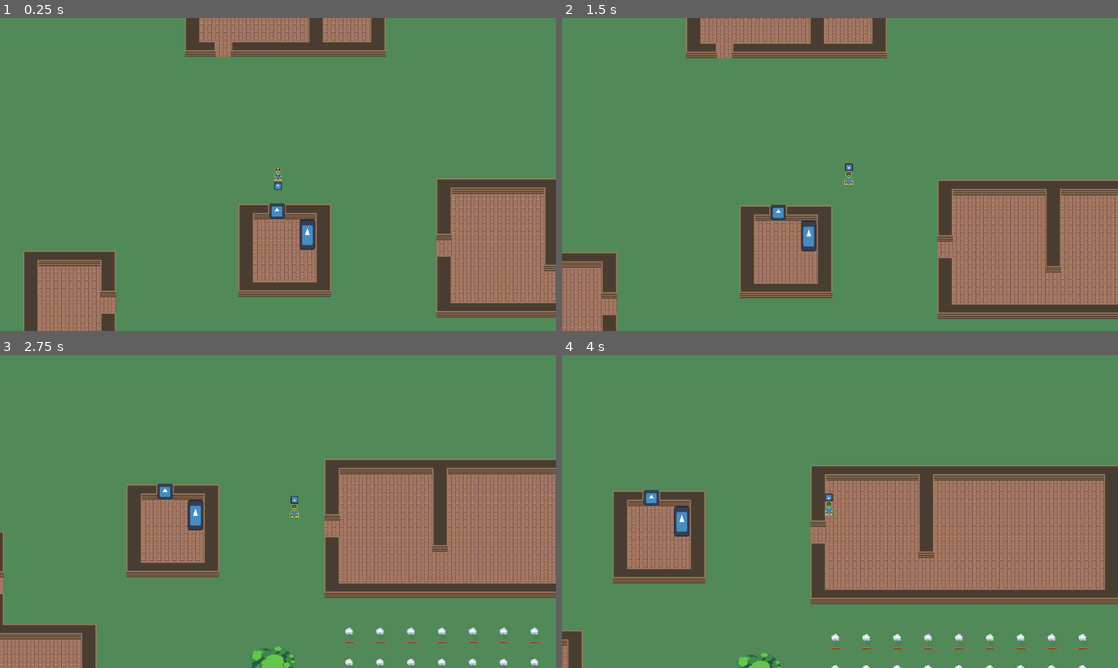
Above: before the commit, frames 1-4 (two rows, left to right).
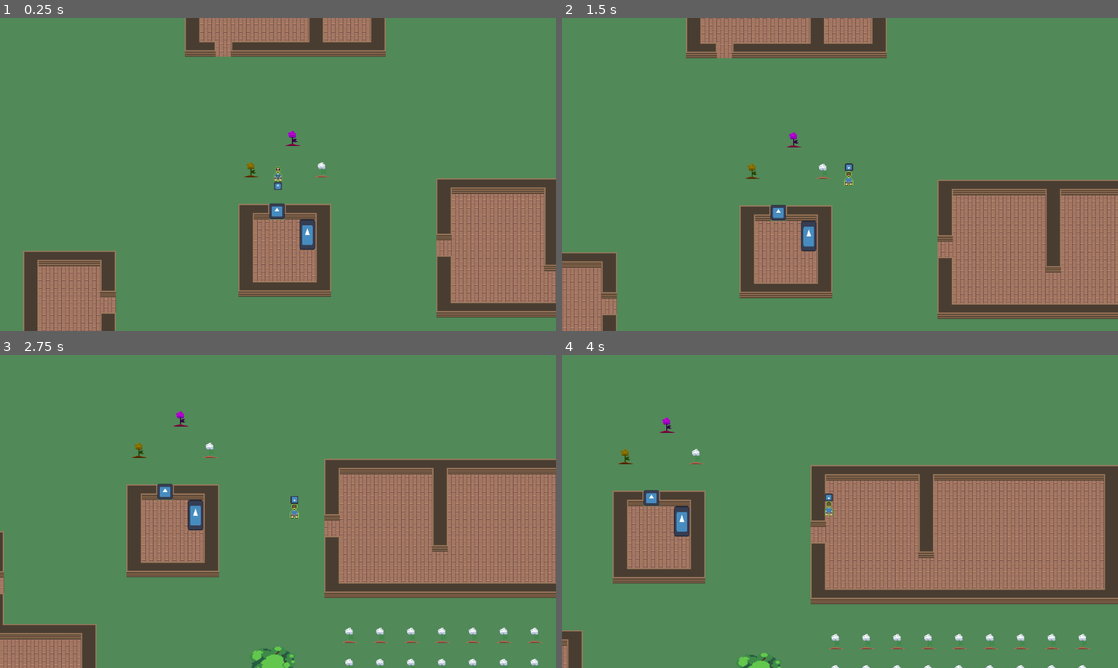
Above: after the commit, the same moments.

Repository: JJPSeno/bgjcalmbeforethestorm
Game: Godot game, scene res://World/world.tscn
The game is run twice, just before and just after one commit, with the same random seed, the same clock (stepped at 60 frames per second) and the same inputs. The engine's default icon, where the game draws it, is replaced by a stand-in: a white triangle on a blue panel in a dark square.
Inputs:
- Up to frame 1 (0.25 s): no input
- Up to frame 2 (1.5 s): tap Enter at 0.5 s; hold D (right) 0.53-1.28 s; hold O (hit) 0.53-1.28 s; tap W (movement) at 0.8, 1.35 s; hold S (down) from 1.28 s (still down)
- Up to frame 3 (2.75 s): tap O (hit) at 1.55 s; release S (down) at 2.03 s; hold D (right) from 2.03 s (still down); hold O (hit) from 2.03 s (still down); tap W (movement) at 2.3 s
- Up to frame 4 (4 s): release O (hit) at 2.78 s; tap W (movement) at 2.85, 3.8 s; tap O (hit) at 3.05 s; release D (right) at 3.53 s; hold A (left) from 3.53 s (still down); hold O (hit) from 3.53 s (still down)

The runs differ from the first frame. In frame 1, 0.1% of the frame differs, in the area x 43-60%, y 36-51%; in frame 2, 0.1%; in frame 3, 0.1%, in the area x 23-40%, y 18-33%; in frame 4, 0.1%.

Commit message:
Added dialogue, QuestSystem and DialogueSystem

Diff:
--- /dev/null
+++ b/Components/dialogue/GameDialogue.gd
@@ -0,0 +1,41 @@
+extends Resource
+
+class_name GameDialogue
+
+## Example
+##  get_quest('plants_cut') >= 4 AND get_quest('meteor') == 'done'
+@export_multiline var condition:String
+
+@export_multiline var text:String
+
+## Example
+##  set_quest('plants_cut', true) AND set_quest(
+@export_multiline var completion:String
+var parsed_texts:PackedStringArray
+func setup():
+    var strs = []
+    for str in text.split("---"):
+        strs.append(str.strip_edges())
+    parsed_texts = strs
+
+func evaluate_visibility():
+    return evalute_script(condition)
+
+func on_convo_complete():
+    if completion:
+        evalute_script(completion)
+
+func evalute_script(script:String):
+    if not script:
+        return true
+    var expression = Expression.new()
+    expression.parse(script)
+
+    return expression.execute([], self)
+
+func get_quest(str:String, default=null):
+    return QuestSystem.quest_vars.get(str, default)
+
+func set_quest(str:String, value):
+    QuestSystem.quest_vars[str] = value
+    return true
--- /dev/null
+++ b/Components/dialogue/dialogueable.gd
@@ -0,0 +1,75 @@
+extends Node2D
+
+class_name Dialogueable
+
+@export var dialogues:Array[GameDialogue]
+@onready var label = $Label
+
+var current_diag:GameDialogueCursor
+@onready var entity:Node:
+    get: return get_parent()
+
+# Called when the node enters the scene tree for the first time.
+func _ready() -> void:
+    unload()
+
+func run_dialogue_selection():
+    """
+    Loop through all the dialogues.
+    Find the one that returns true first based of
+    the condition
+    """
+    for dialogue in dialogues:
+        if dialogue.evaluate_visibility():
+            current_diag = GameDialogueCursor.new(dialogue)
+            return
+    assert(false, "%s has a dialogue behavior that couldnt find a dialogue" % get_parent().name)
+    return null
+
+func unload():
+    label.hide()
+    current_diag = null
+
+func _on_interact():
+    # Inform the system we are changing dialogues
+    if DialogueSystem.current_dialogue != self:
+        DialogueSystem.set_current_dialogue(self)
+
+    """
+    If there's no dialogue, pick a dialogue from the list.
+    Then go to the next string -
+    If succesful, display it, else remove the dialogue since its done
+    """
+    if current_diag == null:
+        run_dialogue_selection()
+    if not current_diag.next():
+        unload()
+        return
+    if current_diag.remaining <= 0:
+        current_diag.diag.on_convo_complete()
+    label.text = current_diag.text
+    label.show()
+
+class GameDialogueCursor:
+    extends RefCounted
+    var diag:GameDialogue
+    var size:int = 0
+    var remaining:int = 0
+    var text:String = &""
+    func _init(diag:GameDialogue) -> void:
+        self.diag = diag
+        diag.setup()
+        size = diag.parsed_texts.size()
+        remaining = size
+
+    ## Returns true if the text was updated
+    ## Else false (meaning its done)
+    func next() -> bool:
+        var index = size - remaining
+        remaining -= 1
+
+        if index >= size:
+            text = &""
+            return false
+        text = diag.parsed_texts[index]
+        return true
--- /dev/null
+++ b/Components/dialogue/dialogueable.tscn
@@ -0,0 +1,38 @@
+[gd_scene load_steps=3 format=3 uid="uid://kae4otgvoawf"]
+
+[ext_resource type="Script" path="res://Components/dialogue/dialogueable.gd" id="1_ft4h8"]
+[ext_resource type="Texture2D" uid="uid://uxcxb56anhym" path="res://Assets/npcs/npc-bubbles.png" id="2_rtmh4"]
+
+[node name="Dialogueable" type="Node2D"]
+script = ExtResource("1_ft4h8")
+
+[node name="Label" type="Label" parent="."]
+anchors_preset = 2
+anchor_top = 1.0
+anchor_bottom = 1.0
+offset_top = -23.0
+offset_right = 92.0
+grow_vertical = 0
+theme_override_colors/font_color = Color(0, 0, 0, 1)
+text = "hello world"
+horizontal_alignment = 1
+vertical_alignment = 2
+autowrap_mode = 3
+
+[node name="Background" type="NinePatchRect" parent="Label"]
+show_behind_parent = true
+layout_mode = 1
+anchors_preset = 15
+anchor_right = 1.0
+anchor_bottom = 1.0
+offset_left = -6.0
+offset_top = -2.0
+offset_right = 7.0
+offset_bottom = 6.0
+grow_horizontal = 2
+grow_vertical = 2
+texture = ExtResource("2_rtmh4")
+patch_margin_left = 10
+patch_margin_top = 3
+patch_margin_right = 3
+patch_margin_bottom = 8
--- a/Components/interactable.gd
+++ b/Components/interactable.gd
@@ -4,6 +4,6 @@
 
 
 func _on_area_entered(area: Area2D) -> void:
-	print("entered")
-	if (parent != null) and parent.has_method("interact") and area.is_in_group("weapon"):
-		parent.interact()
+    print("_on_area_entered entered")
+    if (parent != null) and parent.has_method("interact") and area.is_in_group("weapon"):
+        parent.interact()
--- a/Entities/Cotton/cotton.gd
+++ b/Entities/Cotton/cotton.gd
@@ -2,4 +2,9 @@
 
 
 func interact():
-	print("You have interacted with cotton")
+    print("You have interacted with cotton")
+
+    # Temporary, change this to the actual system
+    for child in get_children():
+        if child.has_method("_on_interact"):
+            child._on_interact()
--- a/Entities/Meteor/meteor.gd
+++ b/Entities/Meteor/meteor.gd
@@ -2,4 +2,4 @@
 
 
 func interact():
-	print("You have interacted with meteor")
+    print("You have interacted with meteor")
--- a/Entities/Player/player.gd
+++ b/Entities/Player/player.gd
@@ -17,75 +17,75 @@
 
 
 func _ready() -> void:
-	weapon.monitorable = false
-	weapon.monitoring = false
-	current_facing = FacingDirection.DOWN
+    weapon.monitorable = false
+    weapon.monitoring = false
+    current_facing = FacingDirection.DOWN
 
 
 func _input(event: InputEvent) -> void:
-	if event.is_action_pressed("movement"):
-		if event.is_action_pressed("up"):
-			change_facing(FacingDirection.UP)
-		elif event.is_action_pressed("right"):
-			change_facing(FacingDirection.RIGHT)
-		elif event.is_action_pressed("down"):
-			change_facing(FacingDirection.DOWN)
-		elif event.is_action_pressed("left"):
-			change_facing(FacingDirection.LEFT)
+    if event.is_action_pressed("movement"):
+        if event.is_action_pressed("up"):
+            change_facing(FacingDirection.UP)
+        elif event.is_action_pressed("right"):
+            change_facing(FacingDirection.RIGHT)
+        elif event.is_action_pressed("down"):
+            change_facing(FacingDirection.DOWN)
+        elif event.is_action_pressed("left"):
+            change_facing(FacingDirection.LEFT)
 
-	if event.is_action_pressed("hit") and can_swing:
-		swing_weapon()
+    if event.is_action_pressed("hit") and can_swing:
+        swing_weapon()
 
 
 func _physics_process(delta: float) -> void:
-	direction = Input.get_vector("left","right","up","down")
-	if direction:
-		target_velocity = direction * SPEED
-		# use of framerate indipendent lerp for acceleration and deceleration
-		velocity = velocity.lerp(target_velocity, 1 - exp(-acceleration * delta))
-	else:
-		velocity = velocity.lerp(Vector2.ZERO, 1 - exp(-friction * delta))
-	move_and_slide()
+    direction = Input.get_vector("left","right","up","down")
+    if direction:
+        target_velocity = direction * SPEED
+        # use of framerate indipendent lerp for acceleration and deceleration
+        velocity = velocity.lerp(target_velocity, 1 - exp(-acceleration * delta))
+    else:
+        velocity = velocity.lerp(Vector2.ZERO, 1 - exp(-friction * delta))
+    move_and_slide()
 
 
 func change_facing(new_facing_direction: FacingDirection) -> void:
-	# can make this more efficient using strings I think, but w/e
-	if new_facing_direction != current_facing:
-		current_facing = new_facing_direction
-		match new_facing_direction:
-			FacingDirection.UP:
-				animated_sprite_2d.animation = "face_up"
-				weapon_pivot.rotation_degrees = 180
-			FacingDirection.RIGHT:
-				animated_sprite_2d.animation = "face_right"
-				weapon_pivot.rotation_degrees = 270
-			FacingDirection.DOWN:
-				animated_sprite_2d.animation = "face_down"
-				weapon_pivot.rotation_degrees = 0
-			FacingDirection.LEFT:
-				animated_sprite_2d.animation = "face_left"
-				weapon_pivot.rotation_degrees = 90
+    # can make this more efficient using strings I think, but w/e
+    if new_facing_direction != current_facing:
+        current_facing = new_facing_direction
+        match new_facing_direction:
+            FacingDirection.UP:
+                animated_sprite_2d.animation = "face_up"
+                weapon_pivot.rotation_degrees = 180
+            FacingDirection.RIGHT:
+                animated_sprite_2d.animation = "face_right"
+                weapon_pivot.rotation_degrees = 270
+            FacingDirection.DOWN:
+                animated_sprite_2d.animation = "face_down"
+                weapon_pivot.rotation_degrees = 0
+            FacingDirection.LEFT:
+                animated_sprite_2d.animation = "face_left"
+                weapon_pivot.rotation_degrees = 90
 
 
 func swing_weapon() -> void:
-	can_swing = false
-	set_weapon_monitor(true)
-	create_weapon_active_timer()
+    can_swing = false
+    set_weapon_monitor(true)
+    create_weapon_active_timer()
 
 func create_weapon_active_timer() -> void:
-	var timer := Timer.new()
-	add_child(timer)
-	timer.wait_time = 0.1
-	timer.one_shot = true
-	timer.start()
-	timer.connect("timeout", _on_timer_timeout.bind(timer))
+    var timer := Timer.new()
+    add_child(timer)
+    timer.wait_time = 0.1
+    timer.one_shot = true
+    timer.start()
+    timer.connect("timeout", _on_timer_timeout.bind(timer))
 
 
 func set_weapon_monitor(value: bool):
-	weapon.monitorable = value
-	weapon.monitoring = value
+    weapon.monitorable = value
+    weapon.monitoring = value
 
 func _on_timer_timeout(timer: Timer) -> void:
-	can_swing = true
-	set_weapon_monitor(false)
-	timer.queue_free()
+    can_swing = true
+    set_weapon_monitor(false)
+    timer.queue_free()
--- /dev/null
+++ b/Systems/DialogueSystem.gd
@@ -0,0 +1,30 @@
+extends Node
+
+var current_dialogue: Dialogueable
+var current_target:Node2D
+
+var _player:Node2D
+func _ready() -> void:
+    set_process(false)
+    _player = get_tree().get_nodes_in_group("player")[0]
+
+func set_current_dialogue(diag:Dialogueable):
+    if diag == null:
+        set_process(false)
+        diag = null
+        return
+
+    # This code snippet ensures only 1 dialogue is active
+    # At a time
+    if current_dialogue != null:
+        current_dialogue.unload()
+
+    current_dialogue = diag
+    current_target = diag.entity
+    set_process(true)
+
+func _process(delta: float) -> void:
+    var dist_sqr = _player.global_position\
+        .distance_squared_to(current_target.global_position)
+    if dist_sqr >= 2800:
+        current_dialogue.unload()
--- /dev/null
+++ b/Systems/QuestSystem.gd
@@ -0,0 +1,3 @@
+extends Node
+
+var quest_vars = {}
--- a/World/world.tscn
+++ b/World/world.tscn
@@ -10,11 +10,46 @@
 [ext_resource type="PackedScene" uid="uid://cwtmft1bmes0x" path="res://Entities/Ores/Ore2.tscn" id="8_naayg"]
 [ext_resource type="PackedScene" uid="uid://cgc0kkf3mp0fy" path="res://Entities/Ores/Ore1.tscn" id="9_dikfu"]
 [ext_resource type="PackedScene" uid="uid://vyrr7a6mt5kv" path="res://Entities/Meteor/Meteor.tscn" id="9_qb68i"]
+[ext_resource type="PackedScene" uid="uid://w03ka4ghj5jh" path="res://Entities/Cotton/Cotton.tscn" id="11_c1w8t"]
+[ext_resource type="PackedScene" uid="uid://kae4otgvoawf" path="res://Components/dialogue/dialogueable.tscn" id="12_4n65c"]
+[ext_resource type="Script" path="res://Components/dialogue/GameDialogue.gd" id="13_0iccr"]
+
+[sub_resource type="Resource" id="Resource_xyibj"]
+script = ExtResource("13_0iccr")
+condition = "get_quest(\"bad_cotton\") == null"
+text = "Woah there, did you fookin hit me?
+---
+Okay bub, non of my friend's are gonna be talking to you"
+completion = "set_quest(\"bad_cotton\",true)"
+
+[sub_resource type="Resource" id="Resource_vte0h"]
+script = ExtResource("13_0iccr")
+condition = ""
+text = "I ain't talking to you"
+completion = ""
+
+[sub_resource type="Resource" id="Resource_1r111"]
+script = ExtResource("13_0iccr")
+condition = "get_quest(\"bad_cotton\") == null"
+text = "White's the leader, talk to him first"
+completion = ""
+
+[sub_resource type="Resource" id="Resource_sbguj"]
+script = ExtResource("13_0iccr")
+condition = ""
+text = "Bro, how could you"
+completion = ""
+
+[sub_resource type="Resource" id="Resource_psb5g"]
+script = ExtResource("13_0iccr")
+condition = ""
+text = "Fook man, what did we cotton peeps ever do to you?"
+completion = ""
 
 [node name="World" type="Node2D"]
 y_sort_enabled = true
 
-[node name="Player" parent="." instance=ExtResource("1_m64ys")]
+[node name="Player" parent="." groups=["player"] instance=ExtResource("1_m64ys")]
 position = Vector2(130, -21)
 
 [node name="Player_Room_Bldg" parent="." instance=ExtResource("2_87cis")]
@@ -92,3 +127,26 @@
 color = Color(0.3186, 0.54, 0.34812, 1)
 polygon = PackedVector2Array(132, 4048, 4721, 2957, 5601, 901, 4020, -2547, 420, -2754, -3639, -1829, -4412, 515, -3217, 2791)
 metadata/_edit_lock_ = true
+
+[node name="Cotton" parent="." instance=ExtResource("11_c1w8t")]
+position = Vector2(222, -32)
+
+[node name="Dialogueable" parent="Cotton" instance=ExtResource("12_4n65c")]
+position = Vector2(0, -21)
+dialogues = Array[ExtResource("13_0iccr")]([SubResource("Resource_xyibj"), SubResource("Resource_vte0h")])
+
+[node name="Cotton2" parent="." instance=ExtResource("11_c1w8t")]
+modulate = Color(0.774566, 0.00100844, 0.857815, 1)
+position = Vector2(161, -97)
+
+[node name="Dialogueable" parent="Cotton2" instance=ExtResource("12_4n65c")]
+position = Vector2(0, -21)
+dialogues = Array[ExtResource("13_0iccr")]([SubResource("Resource_1r111"), SubResource("Resource_sbguj")])
+
+[node name="Cotton3" parent="." instance=ExtResource("11_c1w8t")]
+modulate = Color(0.597445, 0.480268, 0, 1)
+position = Vector2(75, -32)
+
+[node name="Dialogueable" parent="Cotton3" instance=ExtResource("12_4n65c")]
+position = Vector2(0, -21)
+dialogues = Array[ExtResource("13_0iccr")]([SubResource("Resource_1r111"), SubResource("Resource_psb5g")])
--- a/project.godot
+++ b/project.godot
@@ -18,10 +18,16 @@
 [autoload]
 
 GameManager="*res://Singleton/game_manager.tscn"
+QuestSystem="*res://Systems/QuestSystem.gd"
+DialogueSystem="*res://Systems/DialogueSystem.gd"
 
 [display]
 
 window/stretch/mode="viewport"
+
+[global_group]
+
+player=""
 
 [input]
 
Binary file added: Assets/npcs/npc-bubbles.aseprite
Binary file added: Assets/npcs/npc-bubbles.png
Not shown, added: Assets/npcs/npc-bubbles.png.import
Not shown: 1 places in World/world.tscn that only renumber resources
